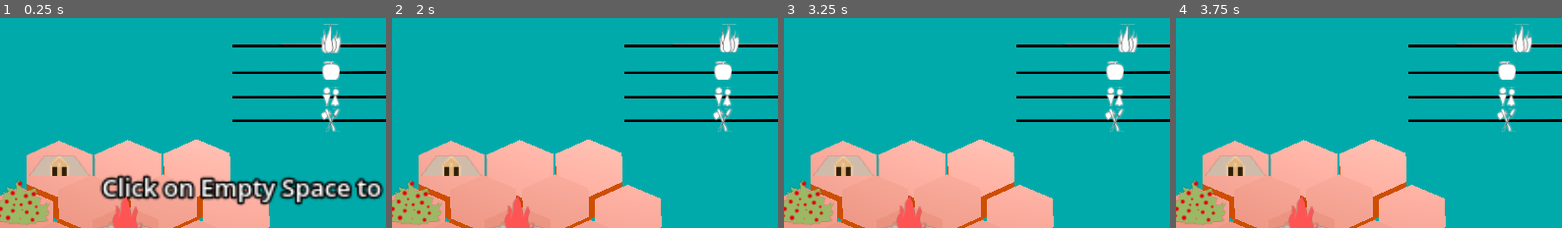
Above: before the commit, frames 1-4 (left to right).
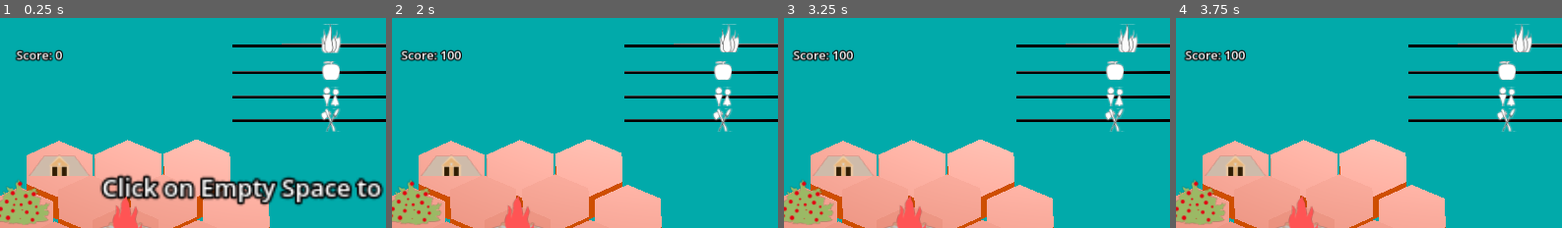
Above: after the commit, the same moments.

Repository: chlorolupus/lihkggamejam
Game: Godot game, scene res://scenes/game3.tscn
The game is run twice, just before and just after one commit, with the same random seed, the same clock (stepped at 60 frames per second) and the same inputs.
Inputs (mouse positions are % of the whole screen's width and height, from its top left):
- Up to frame 1 (0.25 s): no input
- Up to frame 2 (2 s): tap Enter at 0.5 s; move the mouse to (73, 47) at 0.52 s; hold D (game_right) 0.53-1.25 s; click (73, 47) at 0.67 s; tap Space at 1.25 s; drag from (30, 58) to (45, 73) at 1.27 s
- Up to frame 3 (3.25 s): move the mouse to (60, 29) at 2.02 s; hold D (game_right) 2.03-2.75 s; drag from (45, 73) to (20, 37) at 2.77 s
- Up to frame 4 (3.75 s): move the mouse to (81, 68) at 3.52 s; hold A (game_left) from 3.53 s (still down)
The pictures show only the part of the screen within x 7-57%, y 0-50%; the shares and areas given below are measured in that part.

The runs differ from the first frame. In frame 1, 0.6% of the frame differs, in the area x 3-17%, y 14-21%; in frame 2, 0.7%, in the area x 2-19%, y 14-21%; in frame 3, 0.7%; in frame 4, 0.7%.

Commit message:
Add scoring

Diff:
--- a/scenes/game3.tscn
+++ b/scenes/game3.tscn
@@ -2067,3 +2067,8 @@
 transform = Transform3D(2, 0, 0, 0, 2, 0, 0, 0, 2, -2.6442, 1.54147, 0)
 billboard = 1
 text = "Click on Empty Space to Place Building"
+
+[node name="Score" type="Label3D" parent="."]
+transform = Transform3D(1, 0, 0, 0, 1, 0, 0, 0, 1, 1.13, 4.255, 2.08165e-12)
+billboard = 1
+text = "Score: 0"
--- a/scripts/game3.gd
+++ b/scripts/game3.gd
@@ -6,6 +6,8 @@
 var IsDragging : bool = false
 var IsLeftClicked : bool = false
 var ChosenSlot : int = 0
+var Score : int = 0
+var ScoreTemp : float = 0.0
 
 var Deck : Array[Building] = [Building.Food, Building.Bonfire, Building.Population, Building.Strength, \
 							Building.Food, Building.Bonfire, Building.Population, Building.Strength]
@@ -50,9 +52,23 @@
 
 # Called every frame. 'delta' is the elapsed time since the previous frame.
 func _process(delta):
+	get_node("Score").text = "Score: " + str(Score)
 	if Input.is_mouse_button_pressed(MOUSE_BUTTON_LEFT):
 		get_node("Label3D").visible = false
 	if not game_over:
+		ScoreTemp += (VillageAStatsGain[0] + VillageBStatsGain[0] + VillageAStatsGain[1] + VillageBStatsGain[1] + VillageAStatsGain[2] + VillageBStatsGain[2] + VillageAStatsGain[3] + VillageBStatsGain[3]) / 10.0
+		if ScoreTemp >= 100.0:
+			var Multipler = 1.0
+			if get_node("Food").transform.origin.x < -3.0 or get_node("Food").transform.origin.x > -0.5:
+				Multipler += 0.5
+			if get_node("Bonfire").transform.origin.x < -3.0 or get_node("Food").transform.origin.x > -0.5:
+				Multipler += 0.5
+			if get_node("Population").transform.origin.x < -3.0 or get_node("Food").transform.origin.x > -0.5:
+				Multipler += 0.5
+			if get_node("Strength").transform.origin.x < -3.0 or get_node("Food").transform.origin.x > -0.5:
+				Multipler += 0.5
+			Score += 100 * Multipler
+			ScoreTemp = 0.0
 		for i in range(4):
 			VillageAStats[i] += VillageAStatsGain[i] * delta
 			VillageBStats[i] += VillageBStatsGain[i] * delta
